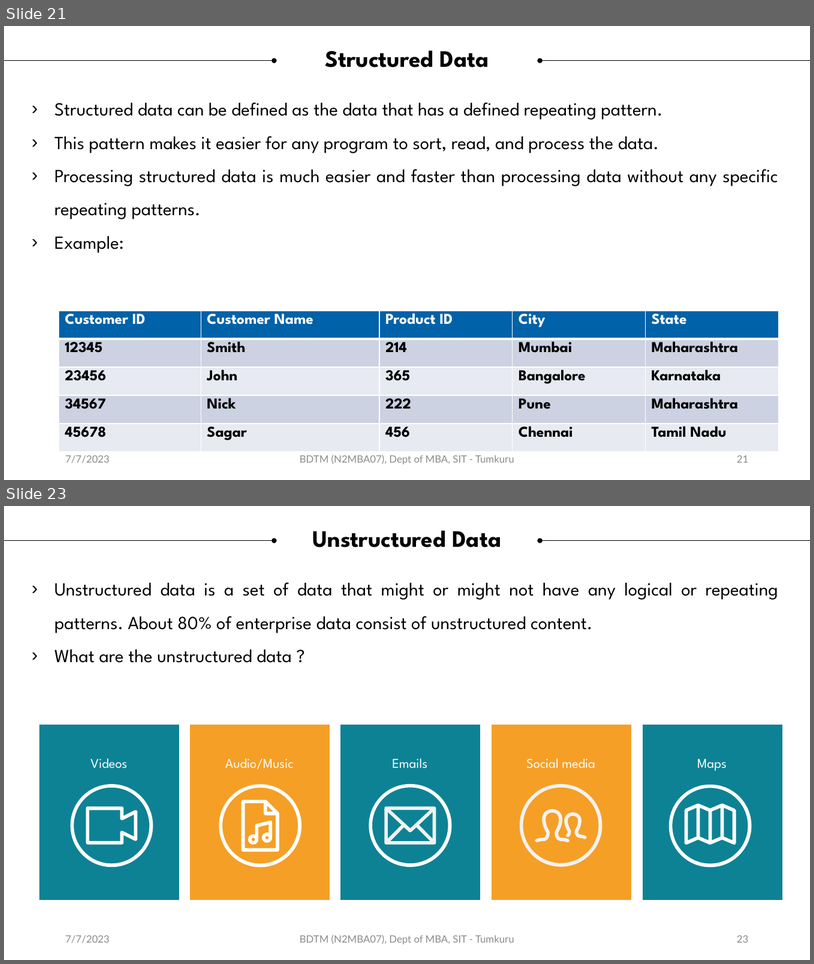
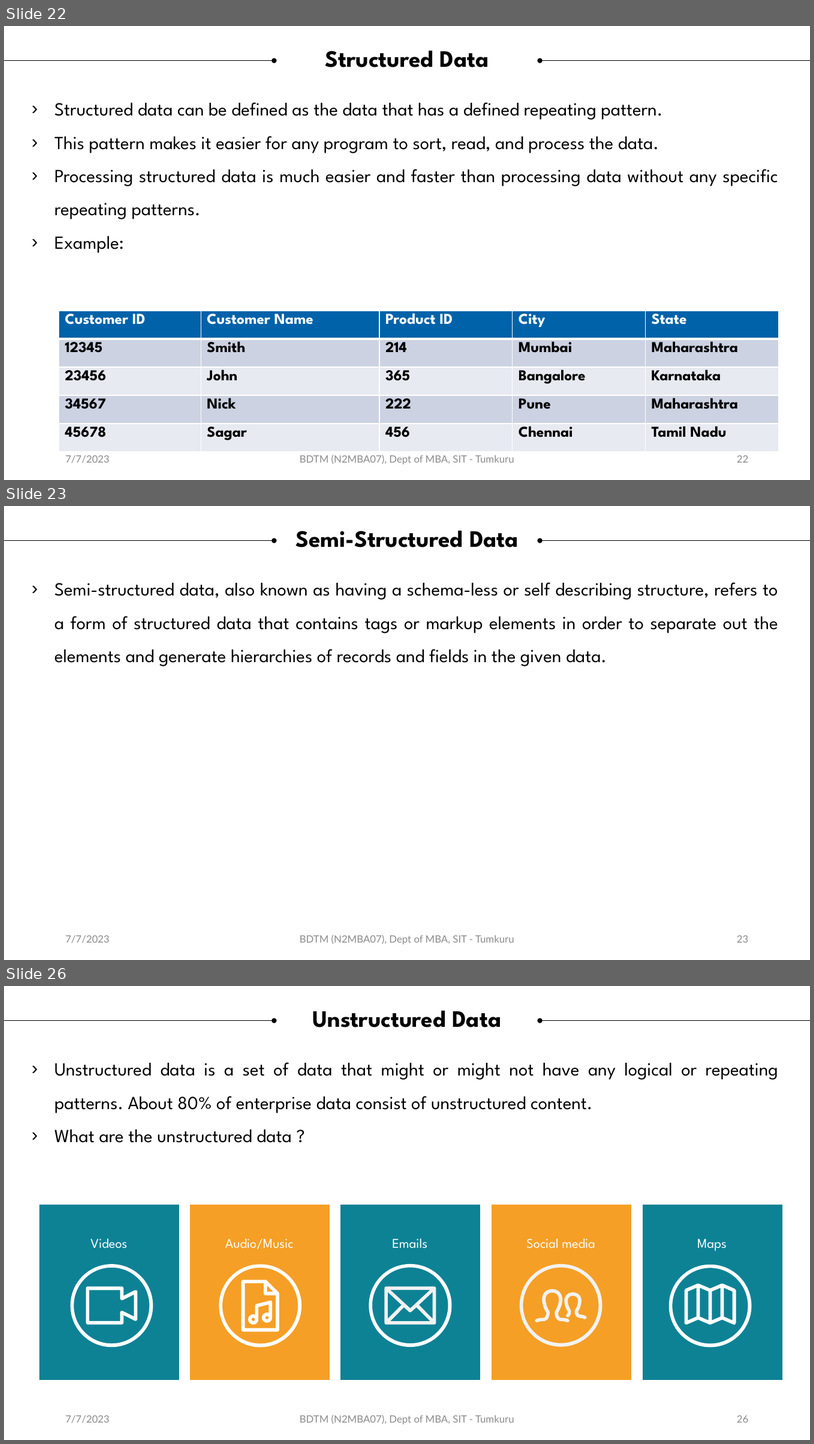
Before and after one commit to sitmbadept/sitmbadept.github.io, a slide deck: 2023/UNIT-1-BigData.pptx. Shown one above the other, each under a label of ours: slides 21 and 23 before the commit, slides 22, 23 and 26 after it; the slides between them are not shown. The pictures are 814x964 and 814x1444 pixels, drawn with LibreOffice and Linux fonts; fonts in the diff are those of the drawing. Boxes give left, top, right and bottom in pixels: in the first picture for what was removed or moved away, otherwise in the second. Text is boxed around its words. In the diff, an @@ line names an element or a change of style, - is before the commit and + after.

```diff
--- a/2023/UNIT-1-BigData.pptx
+++ b/2023/UNIT-1-BigData.pptx
@@ slide 23 added at [4,506,810,960], background #FFFFFF @@
@@ arrow added from (4, 540) to (275, 540), #000000 0.5 pt @@
@@ text added at [296,531,519,547], 28 pt, text #000000, bold @@
+Semi-Structured Data
@@ arrow added from (810, 540) to (540, 540), #000000 0.5 pt @@
@@ text added at [54,582,778,666], 22 pt, text #000000 @@
+› Semi-structured data, also known as having a schema-less or self describing structure, refers to a form of structured data that contains tags or markup elements in order to separate out the elements and generate hierarchies of records and fields in the given data.
@@ text added at [65,935,110,943], 12 pt, text #8C8C8C @@
+7/7/2023
@@ text added at [300,934,515,944], 12 pt, text #8C8C8C @@
+BDTM (N2MBA07), Dept of MBA, SIT - Tumkuru
@@ page number added at [737,935,749,942], 12 pt, text #8C8C8C @@
+23
@@ what was slide 21 is now slide 22 @@
@@ page number at [737,455,749,462]: text changed @@
-21
+22
@@ what was slide 23 is now slide 26 @@
@@ page number at [737,1415,749,1422]: text changed @@
-23
+26
```
Also in this commit, not shown: 10 slides changed, 3 other slides added, 1 other file.
